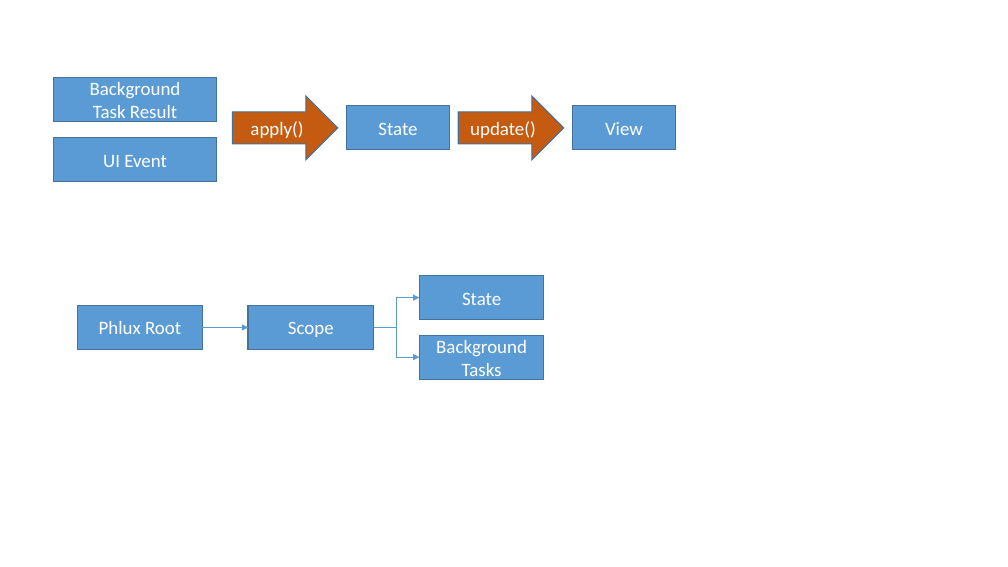
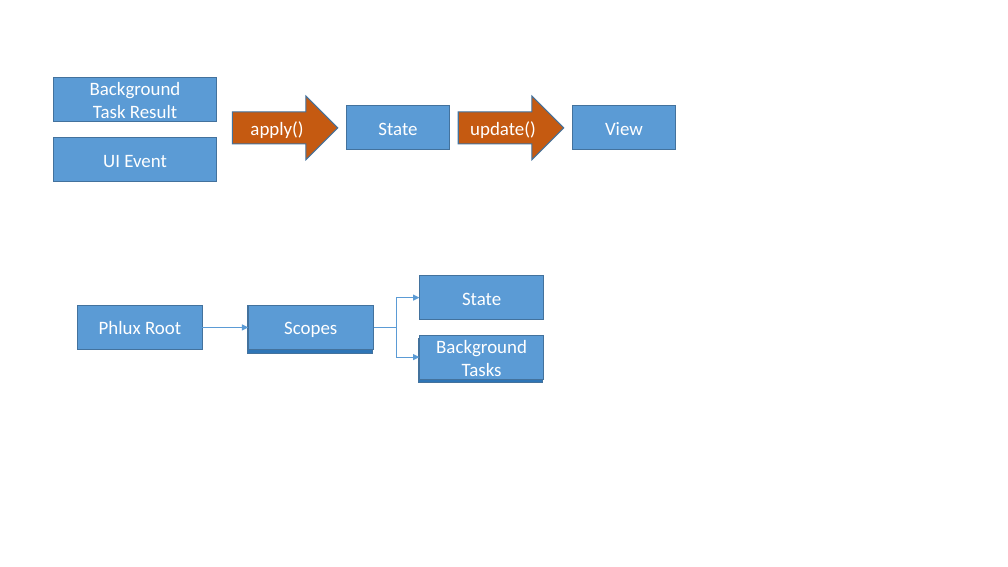
Before and after one commit to konmik/Phlux, a slide deck: slide 1 of doc/schema.pptx. Drawn at 1008x567 pixels with LibreOffice and Linux fonts; fonts in the diff are those of the drawing. Boxes give left, top, right and bottom in pixels: in the first picture for what was removed or moved away, otherwise in the second. Text is boxed around its words. In the diff, an @@ line names an element or a change of style, - is before the commit and + after.

```diff
--- a/doc/schema.pptx
+++ b/doc/schema.pptx
@@ rectangle "Scope": place and size @@
-rectangle "Scope" at [248, 306, 374, 349]
+rectangle "Scope" at [247, 309, 373, 353]
@@ rectangle "Scope" at [247, 309, 373, 353]: fill #5B9BD5 to #2E75B6 @@
@@ rectangle added at [248, 306, 374, 349], fill #5B9BD5, outline #43739E 1 pt, 18 pt, text #FFFFFF @@
+Scopes
@@ rectangle added at [419, 339, 543, 383], fill #2E75B6, outline #43739E 1 pt, 18 pt, text #FFFFFF @@
+Background Tasks
```
Also in this commit, not shown: 1 other file.
